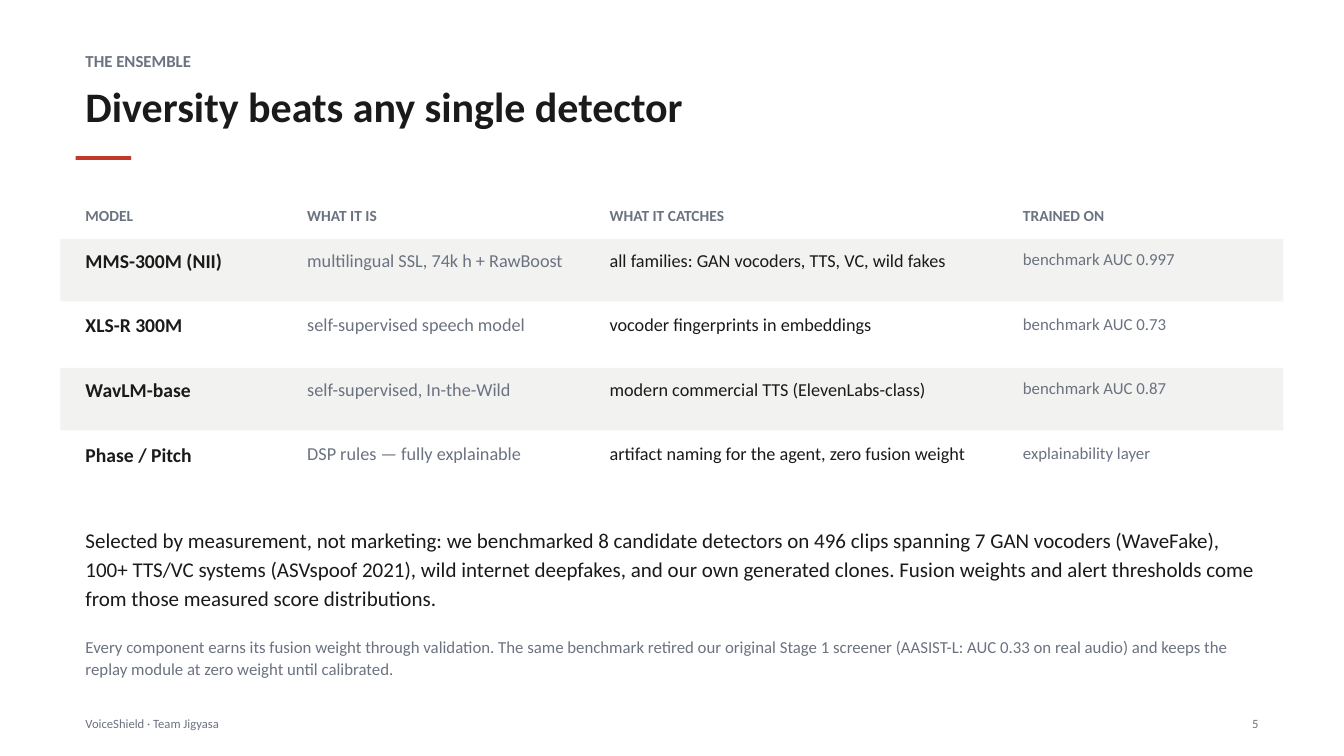
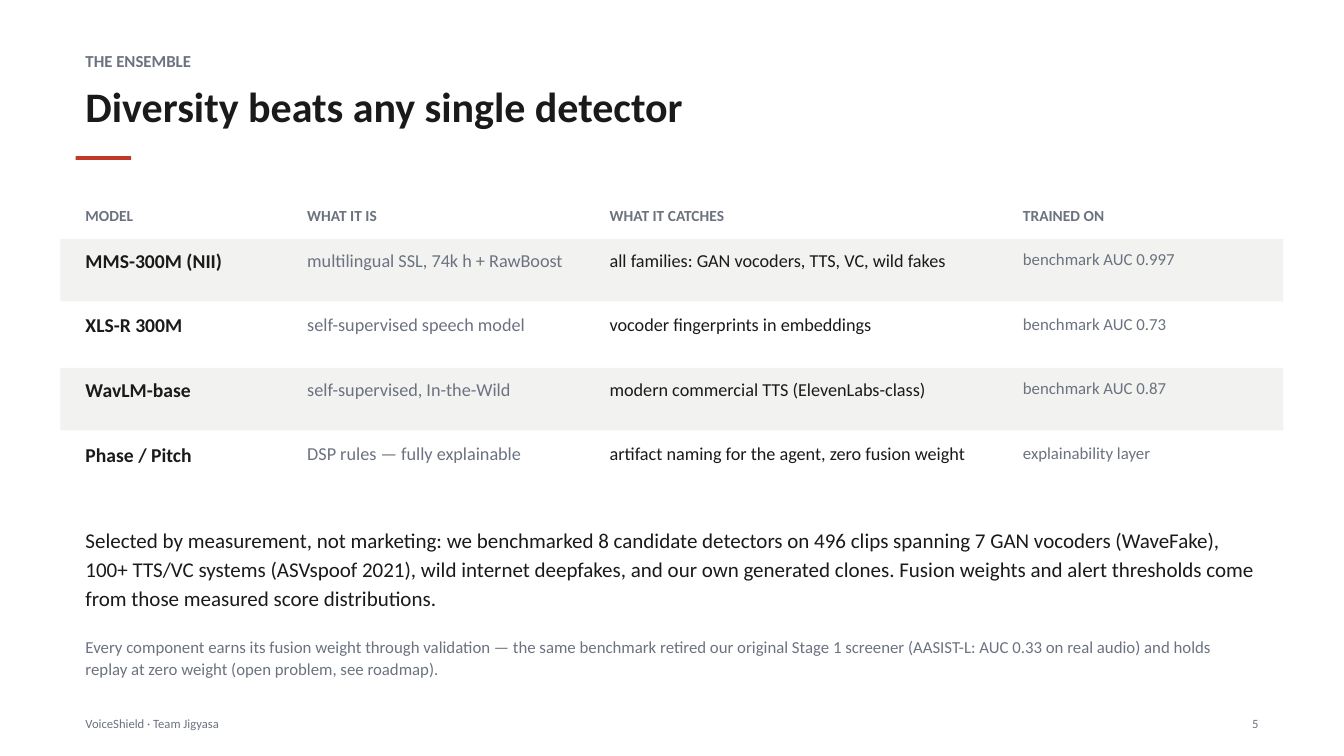
Before and after one commit to serqeta/Jigyasa, a slide deck: slide 5 of docs/presentation/VoiceShield_Jigyasa_UCOPSB.pptx. Drawn at 1344x756 pixels with LibreOffice and Linux fonts; fonts in the diff are those of the drawing. Boxes give left, top, right and bottom in pixels: in the first picture for what was removed or moved away, otherwise in the second. Text is boxed around its words. In the diff, an @@ line names an element or a change of style, - is before the commit and + after.

```diff
--- a/docs/presentation/VoiceShield_Jigyasa_UCOPSB.pptx
+++ b/docs/presentation/VoiceShield_Jigyasa_UCOPSB.pptx
@@ text at (x1=85, y1=641, x2=1211, y2=678): text changed @@
-Every component earns its fusion weight through validation. The same benchmark retired our original Stage 1 screener (AASIST-L: AUC 0.33 on real audio) and keeps the replay module at zero weight until calibrated.
+Every component earns its fusion weight through validation — the same benchmark retired our original Stage 1 screener (AASIST-L: AUC 0.33 on real audio) and holds replay at zero weight (open problem, see roadmap).
```
Also in this commit, not shown: 2 other slides changed, 3 other files.
